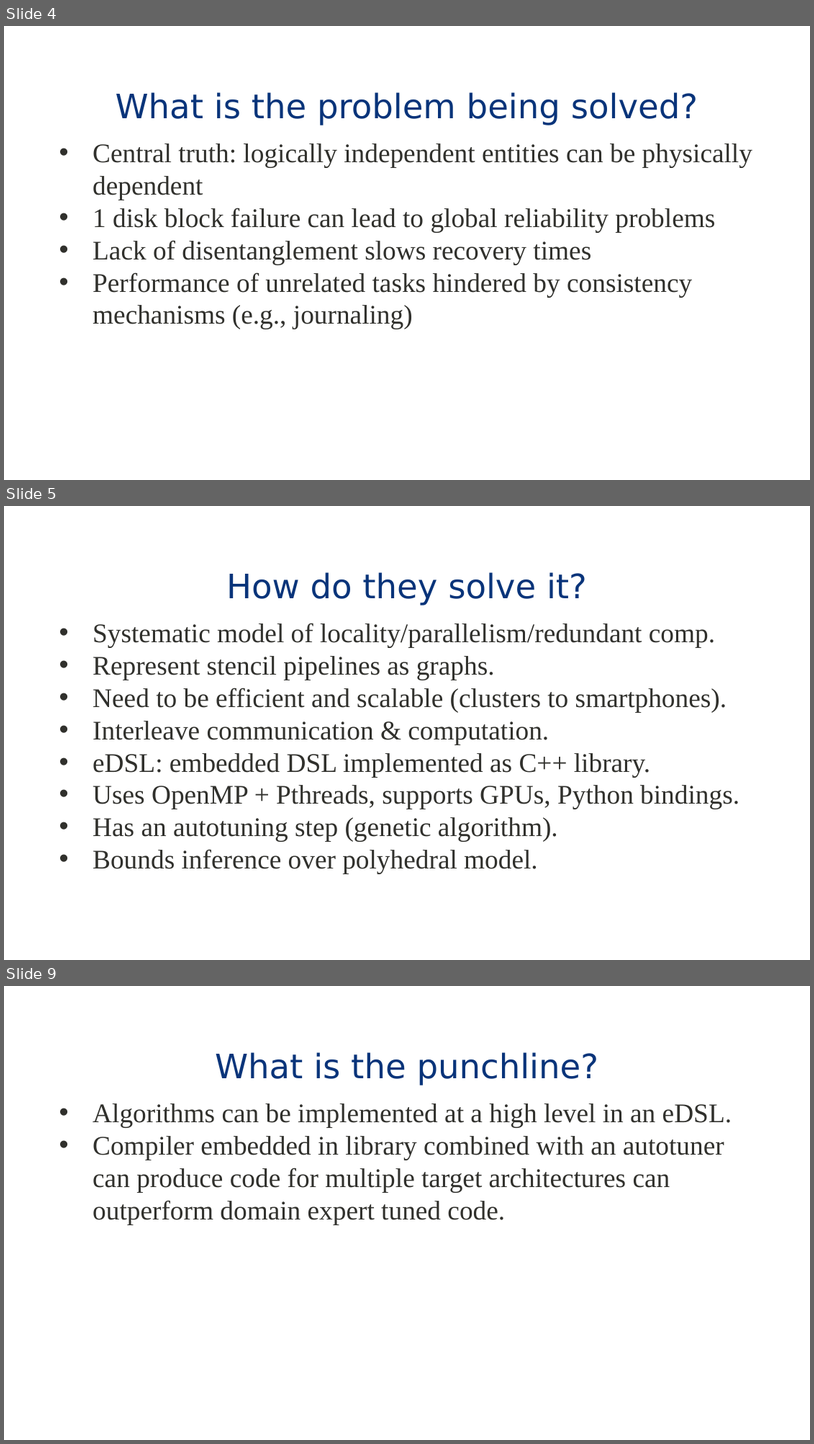
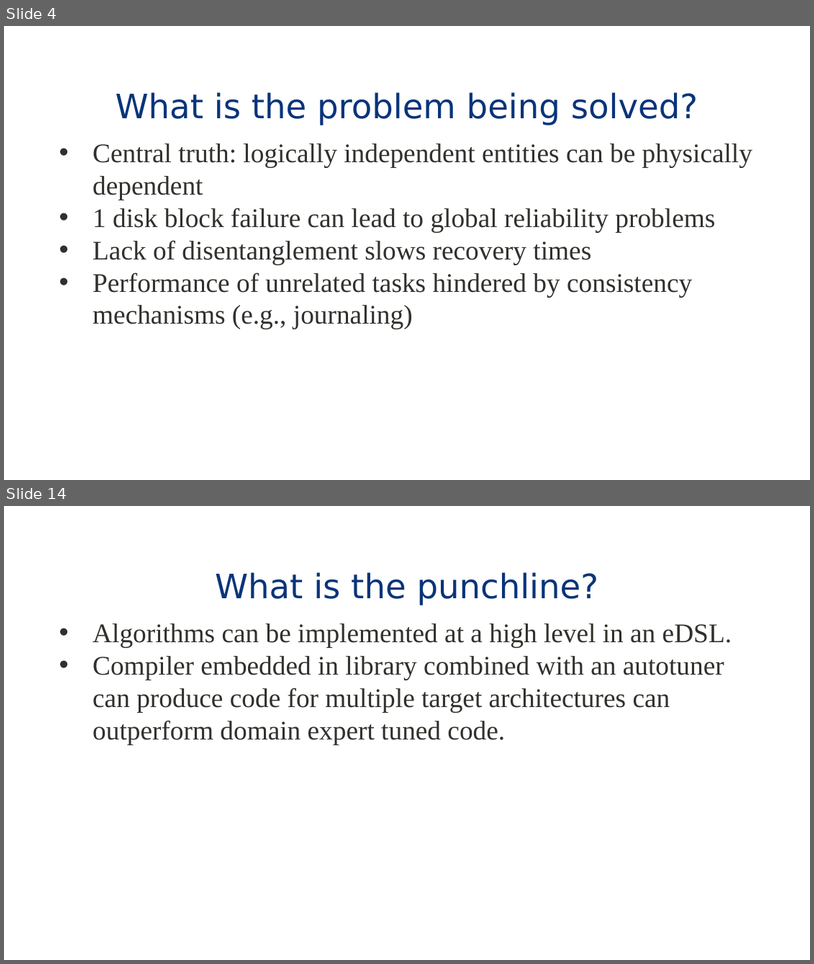
Before and after one commit to eddie-c-davis/cs-advos, a slide deck: presentations/IceFS.pptx. Shown one above the other, each under a label of ours: slides 4, 5 and 9 before the commit, slides 4 and 14 after it; the slides between them are not shown. The pictures are 814x1444 and 814x964 pixels, drawn with LibreOffice and Linux fonts; fonts in the diff are those of the drawing; background and template pictures are left out. Boxes give left, top, right and bottom in pixels: in the first picture for what was removed or moved away, otherwise in the second. Text is boxed around its words. In the diff, an @@ line names an element or a change of style, - is before the commit and + after.

Commit message:
Updated slides.

```diff
--- a/presentations/IceFS.pptx
+++ b/presentations/IceFS.pptx
@@ slide 5 removed at <box>4,506,810,960</box>, background #FFFFFF; not listed: 1 template element that a slide beside it also shows @@
@@ title removed at <box>226,572,587,605</box> @@
-How do they solve it?
@@ text removed at <box>93,623,740,873</box> @@
-• Systematic model of locality/parallelism/redundant comp.
-• Represent stencil pipelines as graphs.
-• Need to be efficient and scalable (clusters to smartphones).
-• Interleave communication & computation.
-• eDSL: embedded DSL implemented as C++ library.
-• Uses OpenMP + Pthreads, supports GPUs, Python bindings.
-• Has an autotuning step (genetic algorithm).
-• Bounds inference over polyhedral model.
@@ what was slide 9 is now slide 14 @@
```
Also in this commit, not shown: 1 slide changed, 8 slides added, 2 other slides removed.
